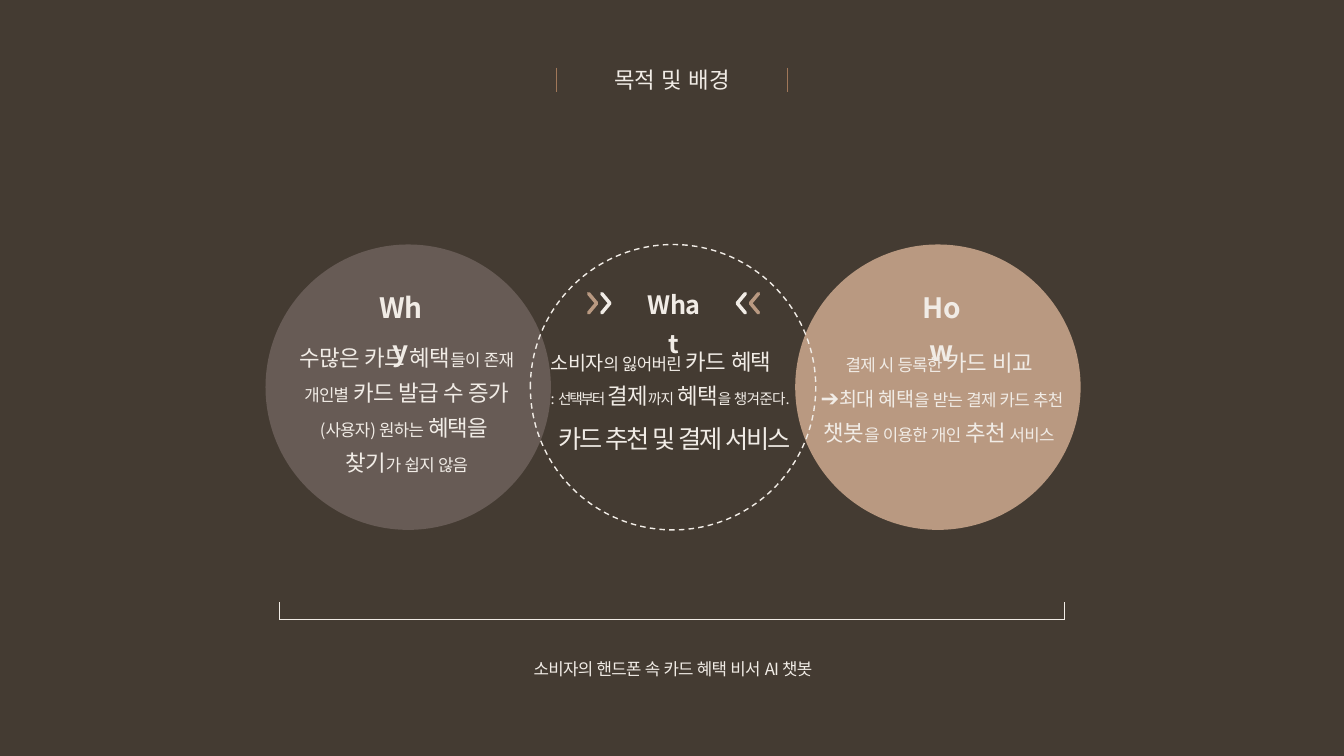
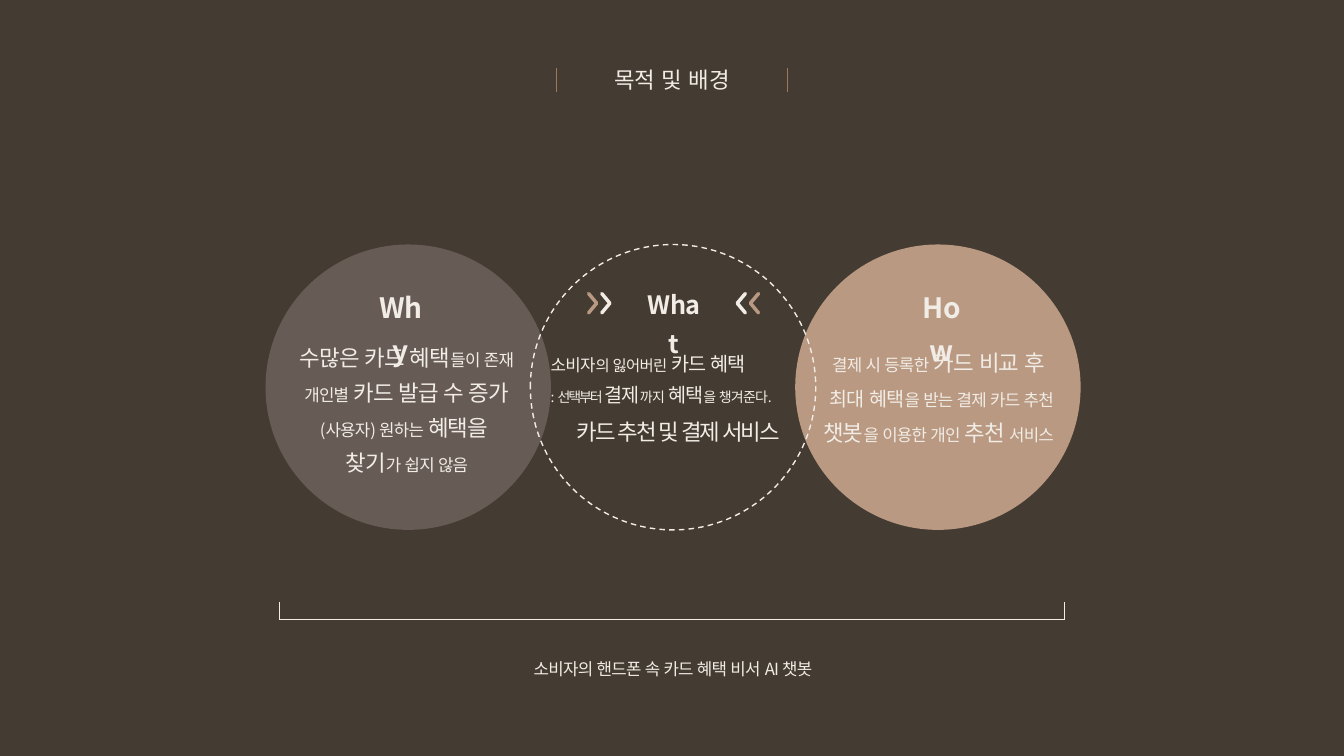
Before and after one commit to snr1229/Content_designing_Presentations, a slide deck: slide 8 of 사업계획서/Week8/EWon_중간고사대체 발표자료.pptx (slide 7 before the commit). Drawn at 1344x756 pixels with LibreOffice and Linux fonts; fonts in the diff are those of the drawing. Boxes give left, top, right and bottom in pixels: in the first picture for what was removed or moved away, otherwise in the second. Text is boxed around its words. In the diff, an @@ line names an element or a change of style, - is before the commit and + after.

```diff
--- a/사업계획서/Week8/EWon_중간고사대체 발표자료.pptx
+++ b/사업계획서/Week8/EWon_중간고사대체 발표자료.pptx
@@ text "소비자의 잃어버린 카드 혜택" at (551, 351, 779, 442): size 14 to 12 pt in "소비자의"; size 12 to 11 pt in "소비자의 잃어버린"; size 16 to 14 pt in "카드 혜택", "결제까지 혜택을"; size 10.5 to 10 pt in ": 선택부터 결제까지 혜택을 챙겨준다."; size 18 to 16 pt in "카드 추천 및 결제 서비스" @@
@@ text at (830, 349, 1054, 408): text changed @@
-결제 시 등록한 카드 비교
-➔최대 혜택을 받는 결제 카드 추천
+결제 시 등록한 카드 비교 후
+최대 혜택을 받는 결제 카드 추천
```
Also in this commit, not shown: 15 other slides changed, 16 slides added, 20 slides removed.
